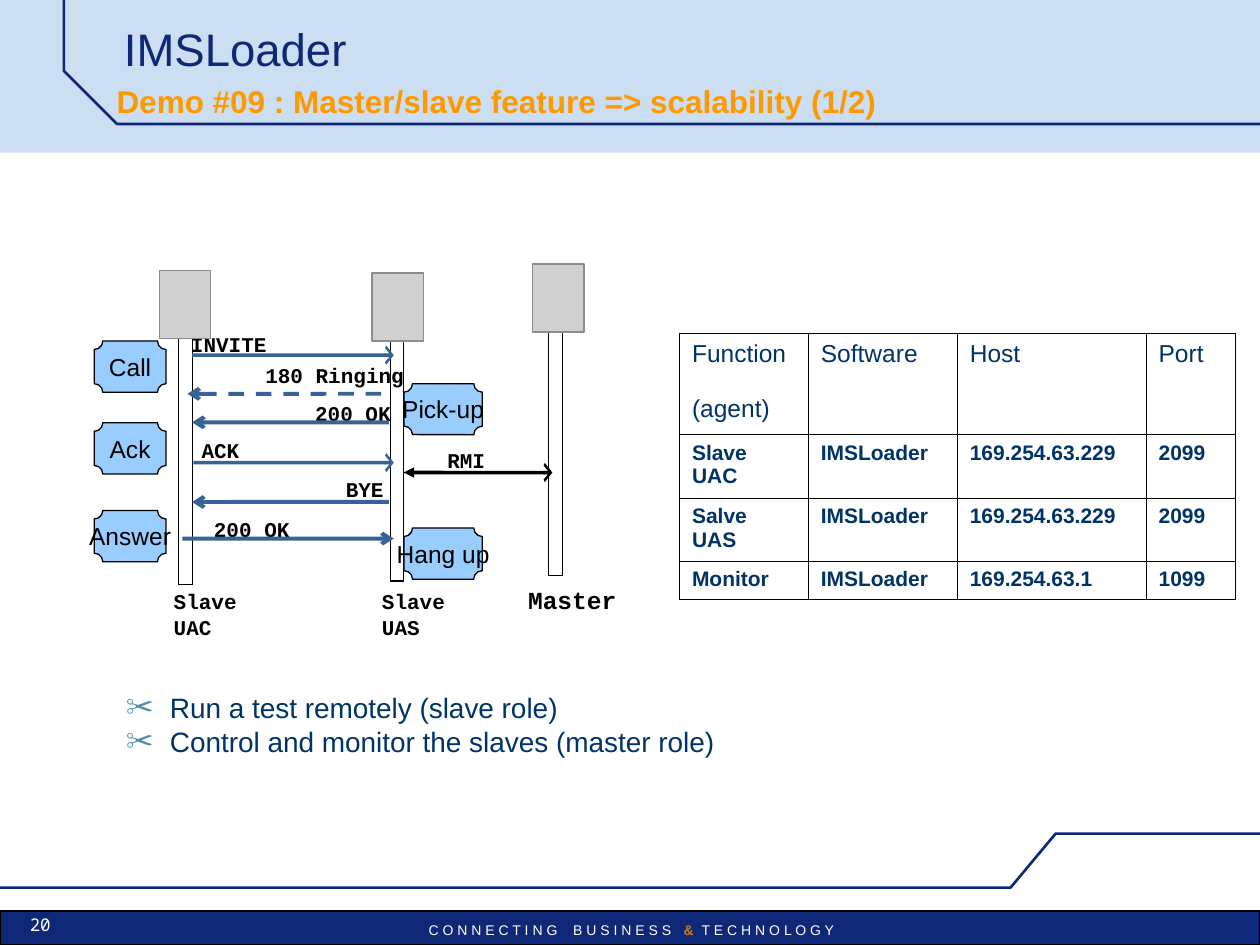
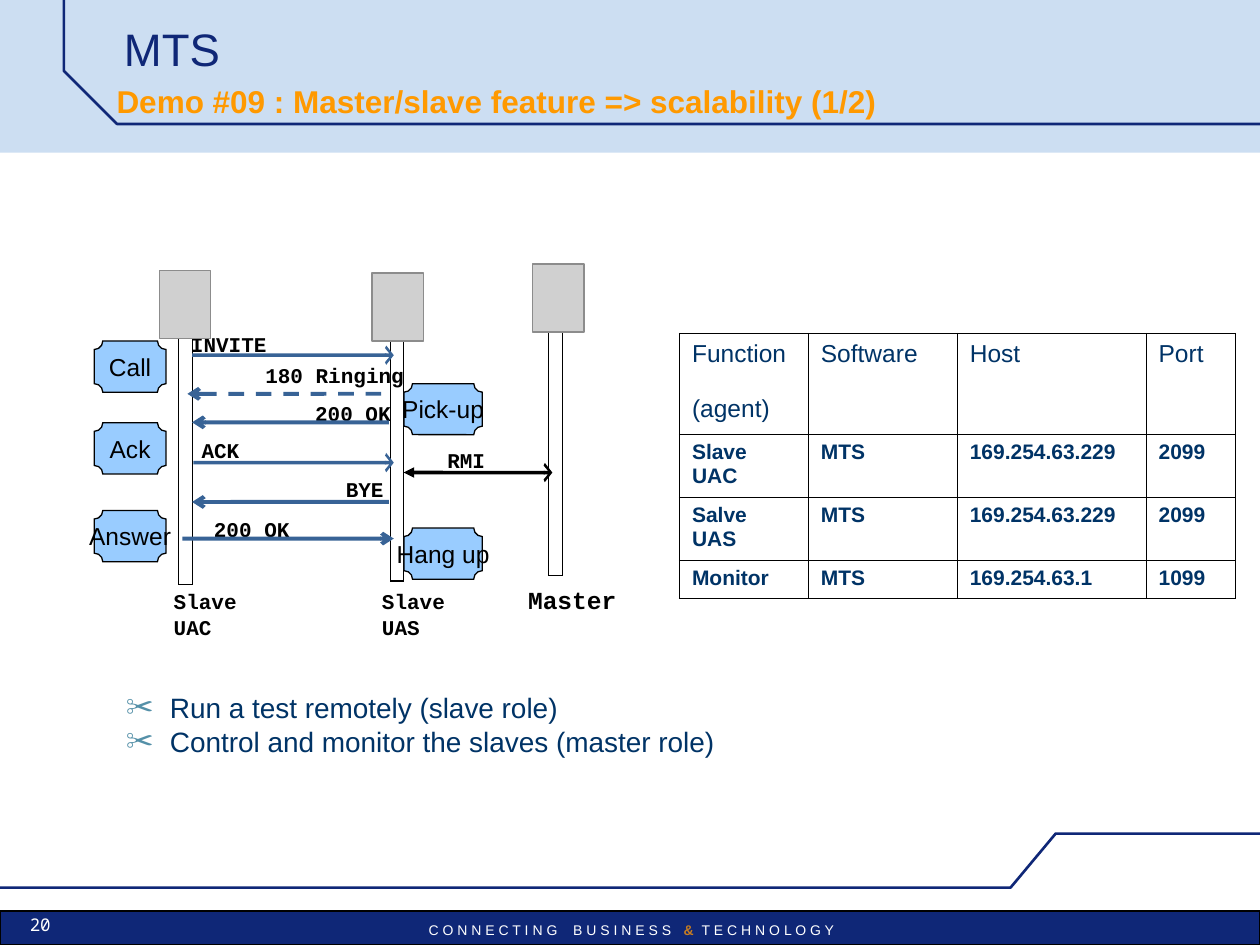
Before and after one commit to vu3mmg/mts-project, a slide deck: slide 20 of trunk/mts/src/main/doc/MTS-Pres-demos.ppt. Drawn at 1260x945 pixels with LibreOffice and Linux fonts; fonts in the diff are those of the drawing; grey boxes stand for pictures; background and template pictures are left out. Boxes give left, top, right and bottom in pixels: in the first picture for what was removed or moved away, otherwise in the second. Text is boxed around its words. In the diff, an @@ line names an element or a change of style, - is before the commit and + after.

```diff
--- a/trunk/mts/src/main/doc/MTS-Pres-demos.ppt
+++ b/trunk/mts/src/main/doc/MTS-Pres-demos.ppt
@@ title at <box>124,34,220,67</box>: text changed @@
-IMSLoader
+MTS
@@ table at <box>679,334,1235,590</box> @@
-row 2, column 2: IMSLoader
+row 2, column 2: MTS
-row 3, column 2: IMSLoader
+row 3, column 2: MTS
-row 4, column 2: IMSLoader
+row 4, column 2: MTS
```
Also in this commit, not shown: 24 other slides changed, 35 other files.
